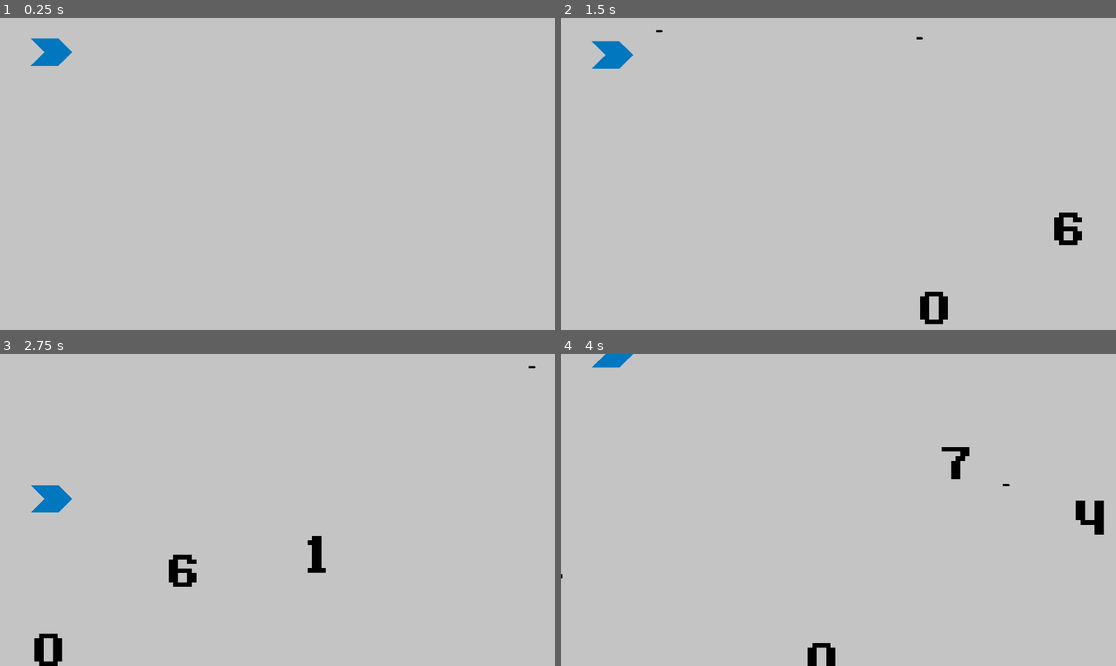
Above: before the commit, frames 1-4 (two rows, left to right).
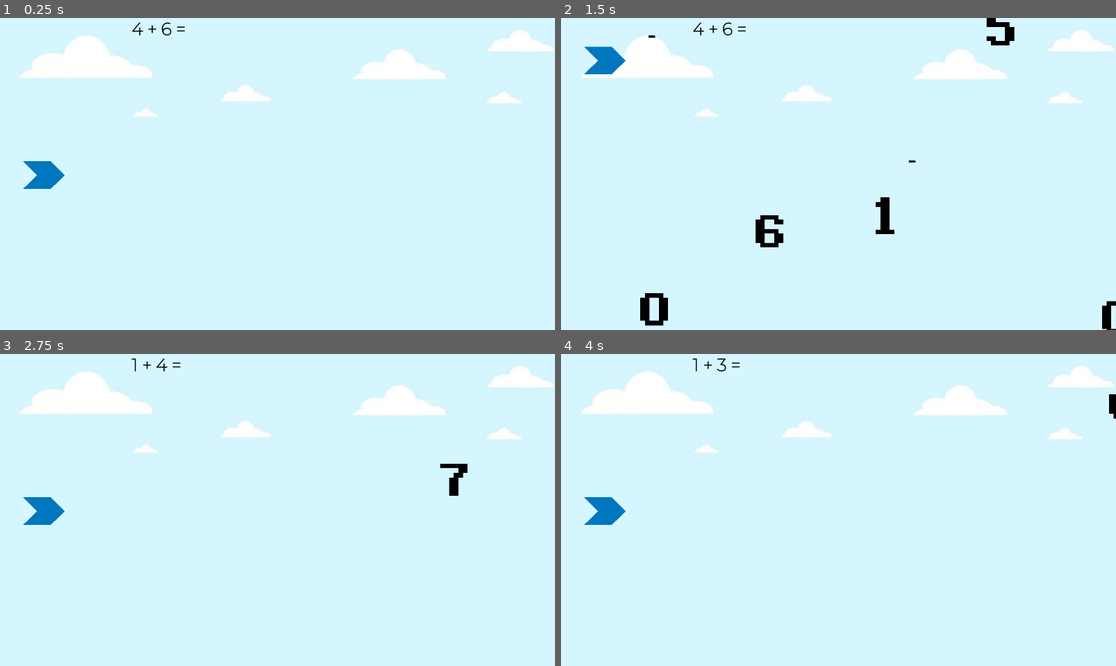
Above: after the commit, the same moments.

Repository: UtopiOne/math-game
Game: Godot game, scene res://Levels/Test.tscn
The game is run twice, just before and just after one commit, with the same random seed, the same clock (stepped at 60 frames per second) and the same inputs.
Inputs (mouse positions are in pixels of both pictures, inside the frame that each line leads up to):
- Up to frame 1 (0.25 s): no input
- Up to frame 2 (1.5 s): hold W (move_up) 0.53-1.28 s; tap Space (shoot) at 0.6, 1.35 s; hold S (move_down) from 1.28 s (still down)
- Up to frame 3 (2.75 s): release S (move_down) at 2 s; click (305, 519) at 2 s, where only the run after the commit has a clickable "Restart"
- Up to frame 4 (4 s): hold W (move_up) 2.78-3.5 s; tap Space (shoot) at 2.85 s; click (866, 519) at 3.5 s, where only the run after the commit has a clickable "Restart"

The runs differ from the first frame. In frame 1, 100% of the frame differs, in the area x 0-100%, y 0-100%; in frame 2, 100%; in frame 3, 100%; in frame 4, 100%.

Commit message:
Added stuff

Diff:
--- a/Enemies/scenes/0.tscn
+++ b/Enemies/scenes/0.tscn
@@ -10,6 +10,7 @@
 collision_layer = 2
 collision_mask = 12
 script = ExtResource("1")
+corresponding_number = "0"
 
 [node name="Sprite2D" type="Sprite2D" parent="."]
 texture_filter = 1
@@ -20,4 +21,9 @@
 position = Vector2(0, 8)
 shape = SubResource("1")
 
+[node name="VisibleOnScreenNotifier2D" type="VisibleOnScreenNotifier2D" parent="."]
+position = Vector2(-5.96046e-08, 8.5)
+scale = Vector2(4.8, 5.65)
+
 [connection signal="body_entered" from="." to="." method="_on_body_entered"]
+[connection signal="screen_exited" from="VisibleOnScreenNotifier2D" to="." method="_on_visible_on_screen_notifier_2d_screen_exited"]
--- a/Enemies/scenes/1.tscn
+++ b/Enemies/scenes/1.tscn
@@ -10,7 +10,7 @@
 collision_layer = 2
 collision_mask = 12
 script = ExtResource("1")
-corresponding_number = 1
+corresponding_number = "1"
 
 [node name="1" type="Sprite2D" parent="."]
 texture_filter = 1
@@ -20,4 +20,8 @@
 [node name="CollisionShape2D" type="CollisionShape2D" parent="."]
 shape = SubResource("1")
 
+[node name="VisibleOnScreenNotifier2D" type="VisibleOnScreenNotifier2D" parent="."]
+position = Vector2(0.500001, -1.90735e-06)
+scale = Vector2(3.35, 6.4)
+
 [connection signal="hit" from="." to="." method="_on_hit"]
--- a/Enemies/scenes/2.tscn
+++ b/Enemies/scenes/2.tscn
@@ -10,7 +10,7 @@
 collision_layer = 2
 collision_mask = 12
 script = ExtResource("2")
-corresponding_number = 2
+corresponding_number = "2"
 
 [node name="Sprite2D" type="Sprite2D" parent="."]
 texture_filter = 1
@@ -20,3 +20,7 @@
 
 [node name="CollisionShape2D" type="CollisionShape2D" parent="."]
 shape = SubResource("1")
+
+[node name="VisibleOnScreenNotifier2D" type="VisibleOnScreenNotifier2D" parent="."]
+position = Vector2(-0.500002, -4.76837e-07)
+scale = Vector2(3.25, 5.6)
--- a/Enemies/scenes/3.tscn
+++ b/Enemies/scenes/3.tscn
@@ -10,7 +10,7 @@
 collision_layer = 2
 collision_mask = 12
 script = ExtResource("2")
-corresponding_number = 3
+corresponding_number = "3"
 
 [node name="Sprite2D" type="Sprite2D" parent="."]
 texture_filter = 1
@@ -20,3 +20,7 @@
 
 [node name="CollisionShape2D" type="CollisionShape2D" parent="."]
 shape = SubResource("1")
+
+[node name="VisibleOnScreenNotifier2D" type="VisibleOnScreenNotifier2D" parent="."]
+position = Vector2(-6.3777e-06, 1)
+scale = Vector2(4.8, 5.7)
--- a/Enemies/scenes/4.tscn
+++ b/Enemies/scenes/4.tscn
@@ -10,7 +10,7 @@
 collision_layer = 2
 collision_mask = 12
 script = ExtResource("2")
-corresponding_number = 4
+corresponding_number = "4"
 
 [node name="Sprite2D" type="Sprite2D" parent="."]
 texture_filter = 1
@@ -21,3 +21,7 @@
 [node name="CollisionShape2D" type="CollisionShape2D" parent="."]
 position = Vector2(0.5, 0)
 shape = SubResource("1")
+
+[node name="VisibleOnScreenNotifier2D" type="VisibleOnScreenNotifier2D" parent="."]
+position = Vector2(9.53674e-07, 2.5)
+scale = Vector2(5, 5.85)
--- a/Enemies/scenes/5.tscn
+++ b/Enemies/scenes/5.tscn
@@ -10,7 +10,7 @@
 collision_layer = 2
 collision_mask = 12
 script = ExtResource("2")
-corresponding_number = 5
+corresponding_number = "5"
 
 [node name="Sprite2D" type="Sprite2D" parent="."]
 texture_filter = 1
@@ -20,3 +20,7 @@
 
 [node name="CollisionShape2D" type="CollisionShape2D" parent="."]
 shape = SubResource("1")
+
+[node name="VisibleOnScreenNotifier2D" type="VisibleOnScreenNotifier2D" parent="."]
+position = Vector2(-0.500006, 1.90735e-06)
+scale = Vector2(4.85, 5.6)
--- a/Enemies/scenes/6.tscn
+++ b/Enemies/scenes/6.tscn
@@ -10,7 +10,7 @@
 collision_layer = 2
 collision_mask = 12
 script = ExtResource("2")
-corresponding_number = 6
+corresponding_number = "6"
 
 [node name="Index" type="Sprite2D" parent="."]
 texture_filter = 1
@@ -20,3 +20,7 @@
 
 [node name="CollisionShape2D" type="CollisionShape2D" parent="."]
 shape = SubResource("1")
+
+[node name="VisibleOnScreenNotifier2D" type="VisibleOnScreenNotifier2D" parent="."]
+position = Vector2(2, -1)
+scale = Vector2(4.8, 5.7)
--- a/Enemies/scenes/7.tscn
+++ b/Enemies/scenes/7.tscn
@@ -10,7 +10,7 @@
 collision_layer = 2
 collision_mask = 12
 script = ExtResource("2")
-corresponding_number = 7
+corresponding_number = "7"
 
 [node name="800Px-Septsvg" type="Sprite2D" parent="."]
 texture_filter = 1
@@ -20,3 +20,7 @@
 
 [node name="CollisionShape2D" type="CollisionShape2D" parent="."]
 shape = SubResource("1")
+
+[node name="VisibleOnScreenNotifier2D" type="VisibleOnScreenNotifier2D" parent="."]
+position = Vector2(0.499999, 0.500002)
+scale = Vector2(4.95, 5.65)
--- a/Enemies/scenes/8.tscn
+++ b/Enemies/scenes/8.tscn
@@ -10,7 +10,7 @@
 collision_layer = 2
 collision_mask = 12
 script = ExtResource("2")
-corresponding_number = 8
+corresponding_number = "8"
 
 [node name="E76750A3-aefb-45D7-a1E3-322170A353Fcbb0Fb290D5A5F2511Da515803780E49b" type="Sprite2D" parent="."]
 texture_filter = 1
@@ -20,3 +20,7 @@
 
 [node name="CollisionShape2D" type="CollisionShape2D" parent="."]
 shape = SubResource("1")
+
+[node name="VisibleOnScreenNotifier2D" type="VisibleOnScreenNotifier2D" parent="."]
+position = Vector2(-1, 2)
+scale = Vector2(4.9, 5.6)
--- a/Enemies/scenes/9.tscn
+++ b/Enemies/scenes/9.tscn
@@ -10,7 +10,7 @@
 collision_layer = 2
 collision_mask = 12
 script = ExtResource("1_781fe")
-corresponding_number = 9
+corresponding_number = "9"
 
 [node name="Sprite2D" type="Sprite2D" parent="."]
 texture_filter = 1
@@ -20,3 +20,7 @@
 
 [node name="CollisionShape2D" type="CollisionShape2D" parent="."]
 shape = SubResource("1")
+
+[node name="VisibleOnScreenNotifier2D" type="VisibleOnScreenNotifier2D" parent="."]
+position = Vector2(0, 4.76837e-07)
+scale = Vector2(4.8, 5.6)
--- a/Enemies/scenes/Spawner.gd
+++ b/Enemies/scenes/Spawner.gd
@@ -15,7 +15,7 @@
 
 @onready var spawnTimer := $SpawnTimer
 
-var nextSpawnTimer := .5
+var nextSpawnTimer := .25
 
 func _ready():
 	randomize()
--- a/Enemies/scenes/enemy.gd
+++ b/Enemies/scenes/enemy.gd
@@ -2,15 +2,19 @@
 
 signal hit(number)
 
-@export var corresponding_number = 0
-const move_speed = 900
+@export var corresponding_number = ''
+const move_speed = 1500
 var velocity = Vector2(-1 * move_speed, 0)
 
 func _ready():
-	mass = 500
+	mass = 100
+	linear_velocity = velocity
 
 func _integrate_forces(state):
 	linear_velocity = velocity
 
 func _on_body_entered(body):
 	hit.emit(corresponding_number)
+
+func _on_visible_on_screen_notifier_2d_screen_exited():
+	queue_free()
--- a/Levels/Test.tscn
+++ b/Levels/Test.tscn
@@ -1,8 +1,10 @@
-[gd_scene load_steps=5 format=3 uid="uid://bo3fcswknf0ro"]
+[gd_scene load_steps=7 format=3 uid="uid://bo3fcswknf0ro"]
 
 [ext_resource type="PackedScene" uid="uid://b0r7q3jxnt0ni" path="res://Player/Player.tscn" id="1"]
 [ext_resource type="Script" path="res://Levels/World.gd" id="2"]
+[ext_resource type="Texture2D" uid="uid://cufu8n267bptj" path="res://Levels/Assets/Sky.jpg" id="2_1766g"]
 [ext_resource type="Script" path="res://Enemies/scenes/Spawner.gd" id="3"]
+[ext_resource type="PackedScene" uid="uid://bt0djvexiow33" path="res://UI/UI.tscn" id="4_smcll"]
 
 [sub_resource type="RectangleShape2D" id="2"]
 size = Vector2(57.25, 1278)
@@ -18,8 +20,13 @@
 color = Color(0.772549, 0.772549, 0.772549, 1)
 polygon = PackedVector2Array(-328, -200, -320, 1216, 2176, 1216, 2176, -200)
 
+[node name="Sprite2D" type="Sprite2D" parent="Background"]
+position = Vector2(966.667, 543.25)
+scale = Vector2(1.63778, 1.63778)
+texture = ExtResource("2_1766g")
+
 [node name="Player" parent="." instance=ExtResource("1")]
-position = Vector2(154, 118)
+position = Vector2(128, 544)
 speed = 700
 
 [node name="Marker2D" type="Marker2D" parent="Player"]
@@ -29,19 +36,6 @@
 offset = Vector2(500, 0)
 enabled = false
 zoom = Vector2(0.5, 0.5)
-
-[node name="EdgeCollisions" type="StaticBody2D" parent="."]
-collision_mask = 4
-
-[node name="CollisionPolygon2D" type="CollisionPolygon2D" parent="EdgeCollisions"]
-position = Vector2(963.308, -31)
-scale = Vector2(115.596, 4.1)
-polygon = PackedVector2Array(-9.54887, 7.56098, 9.69925, 7.56098, 9.69925, -8.04878, -9.54887, -8.04878)
-
-[node name="CollisionPolygon2D2" type="CollisionPolygon2D" parent="EdgeCollisions"]
-position = Vector2(-147.019, 479.999)
-scale = Vector2(2.82471, 1)
-polygon = PackedVector2Array(2.30769, 600, 790, 600, 790, 664, 2.30769, 664)
 
 [node name="BulletDestroyer" type="Area2D" parent="."]
 collision_mask = 8
@@ -57,4 +51,6 @@
 [node name="SpawnTimer" type="Timer" parent="Spawner"]
 one_shot = true
 
+[node name="UI" parent="." instance=ExtResource("4_smcll")]
+
 [connection signal="timeout" from="Spawner/SpawnTimer" to="Spawner" method="_on_SpawnTimer_timeout"]
--- a/Levels/World.gd
+++ b/Levels/World.gd
@@ -4,3 +4,4 @@
 
 func _ready():
 	randomize()
+	process_mode = Node.PROCESS_MODE_PAUSABLE
--- a/Player/Player.gd
+++ b/Player/Player.gd
@@ -2,7 +2,7 @@
 
 @onready var PROJECTILE = preload('res://Player/Projectile/Projectile.tscn')
 
-@export var speed = 500
+@export var speed = 1000
 var screen_size
 
 var can_shoot: bool = true
@@ -25,7 +25,7 @@
 	if Input.is_action_just_pressed("shoot") && can_shoot:
 		shoot()
 		can_shoot = false
-		await get_tree().create_timer(0.5).timeout
+		await get_tree().create_timer(0.25).timeout
 		can_shoot = true
 
 	return velocity
--- a/Player/Player.tscn
+++ b/Player/Player.tscn
@@ -7,10 +7,12 @@
 height = 167.568
 
 [node name="Player" type="CharacterBody2D"]
+process_mode = 1
 scale = Vector2(0.75, 0.74)
 collision_layer = 4
 collision_mask = 3
 script = ExtResource("1")
+speed = 10000
 
 [node name="Polygon2D" type="Polygon2D" parent="."]
 color = Color(0, 0.470588, 0.74902, 1)
--- a/Player/Projectile/Projectile.gd
+++ b/Player/Projectile/Projectile.gd
@@ -8,8 +8,8 @@
 func _on_Projectile_areaasd_entered(area):
 	queue_free()
 
+func _on_Projectile_body_entered(body):
+	Enemy.corresponding_number += str(body.corresponding_number)
 
-func _on_Projectile_body_entered(body):
-	Enemy.corresponding_number = body.corresponding_number
 	body.queue_free()
 	queue_free()
--- /dev/null
+++ b/UI/UI.gd
@@ -0,0 +1,41 @@
+extends Control
+
+var first_number: int;
+var second_number: int;
+
+var equation = "%s + %s = %s"
+
+var enemy_number = 0
+var score = 0
+
+func _ready():
+	first_number = randi() % 10
+	second_number = randi() % 10
+
+func _process(delta):
+	$Equation.text = equation % [first_number, second_number, Enemy.corresponding_number]
+
+	if Enemy.corresponding_number.left(Enemy.corresponding_number.length()) != str(first_number + second_number).left(Enemy.corresponding_number.length()):
+		score -=1
+		$Score.text = str(score)
+		Enemy.corresponding_number = ''
+
+		first_number = randi() % 10
+		second_number = randi() % 10
+
+	if int(Enemy.corresponding_number) == first_number + second_number:
+		score += 1
+		$Score.text = str(score)
+		Enemy.corresponding_number = ''
+
+		first_number = randi() % 10
+		second_number = randi() % 10
+
+	if score < 0:
+		get_tree().paused = true
+		$RestartButton.show()
+
+func _on_restart_button_pressed():
+	get_tree().paused = false
+	get_tree().reload_current_scene()
+	$RestartButton.hide()
--- /dev/null
+++ b/UI/UI.tscn
@@ -0,0 +1,71 @@
+[gd_scene load_steps=5 format=3 uid="uid://bt0djvexiow33"]
+
+[ext_resource type="Script" path="res://UI/UI.gd" id="1_a58my"]
+[ext_resource type="FontFile" uid="uid://c26i5q6mdhedk" path="res://UI/Static/Montserrat-VariableFont_wght.ttf" id="1_yy1xq"]
+
+[sub_resource type="LabelSettings" id="LabelSettings_1s4x6"]
+font = ExtResource("1_yy1xq")
+font_size = 60
+font_color = Color(0, 0, 0, 1)
+outline_size = 5
+outline_color = Color(0, 0, 0, 1)
+
+[sub_resource type="LabelSettings" id="LabelSettings_wp5nt"]
+font = ExtResource("1_yy1xq")
+font_size = 60
+font_color = Color(0, 0, 0, 1)
+outline_size = 5
+outline_color = Color(0, 0, 0, 1)
+
+[node name="UI" type="Control"]
+layout_mode = 3
+anchors_preset = 15
+anchor_right = 1.0
+anchor_bottom = 1.0
+grow_horizontal = 2
+grow_vertical = 2
+script = ExtResource("1_a58my")
+
+[node name="Equation" type="Label" parent="."]
+layout_mode = 1
+anchors_preset = 5
+anchor_left = 0.5
+anchor_right = 0.5
+offset_left = -504.0
+offset_right = 504.0
+offset_bottom = 179.0
+grow_horizontal = 2
+text = "
+"
+label_settings = SubResource("LabelSettings_1s4x6")
+
+[node name="Score" type="Label" parent="."]
+layout_mode = 1
+offset_left = 24.0
+offset_top = 19.0
+offset_right = 268.0
+offset_bottom = 173.0
+label_settings = SubResource("LabelSettings_wp5nt")
+
+[node name="RestartButton" type="Button" parent="."]
+process_mode = 3
+visible = false
+layout_mode = 1
+anchors_preset = 8
+anchor_left = 0.5
+anchor_top = 0.5
+anchor_right = 0.5
+anchor_bottom = 0.5
+offset_left = -47.0001
+offset_top = -19.0001
+offset_right = 44.9999
+offset_bottom = 19.9999
+grow_horizontal = 2
+grow_vertical = 2
+scale = Vector2(3.24272, 2.75305)
+theme_override_fonts/font = ExtResource("1_yy1xq")
+theme_override_font_sizes/font_size = 24
+text = "Restart"
+
+[connection signal="button_down" from="RestartButton" to="." method="_on_restart_button_button_down"]
+[connection signal="pressed" from="RestartButton" to="." method="_on_restart_button_pressed"]
--- a/project.godot
+++ b/project.godot
@@ -64,4 +64,5 @@
 
 [rendering]
 
+renderer/rendering_method="gl_compatibility"
 environment/defaults/default_environment="res://default_env.tres"
Binary file added: Levels/Assets/Sky.jpg
Not shown, added: Levels/Assets/Sky.jpg.import
Binary file added: UI/Static/Montserrat-VariableFont_wght.ttf
Not shown, added: UI/Static/Montserrat-VariableFont_wght.ttf.import
Not shown, added: addons/godot-git-plugin/plugin.cfg
Not shown, changed: export_presets.cfg
Not shown, added: .gitattributes
Not shown, added: Target/Win/StuckInMath.exe
Not shown, added: Target/Win/StuckInMath.pck
Not shown, added: Target/Win/StuckInMathWin.zip
Not shown, added: addons/godot-git-plugin/THIRDPARTY.md
Not shown, added: addons/godot-git-plugin/git_plugin.gdextension
(and 5 more such lines)
